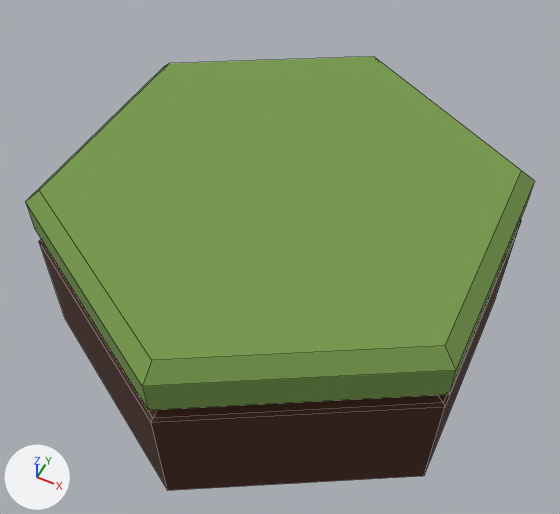
A saved change to the FBX model Assets/3D_assets/Tiles/Tile_buissons.fbx.
Camera for both pictures: a 50 mm lens placed at (8.78, -2.0, 2.44), pointed at (7.84, -0.12, 0.1). The lights are fixed; the arrows at lower left show +X, +Y and +Z. Mesh edges are drawn as thin lines. Where no turn or scale is listed for an object, it has been applied to the vertices.

Names of what the first picture shows: 'Buisson'.
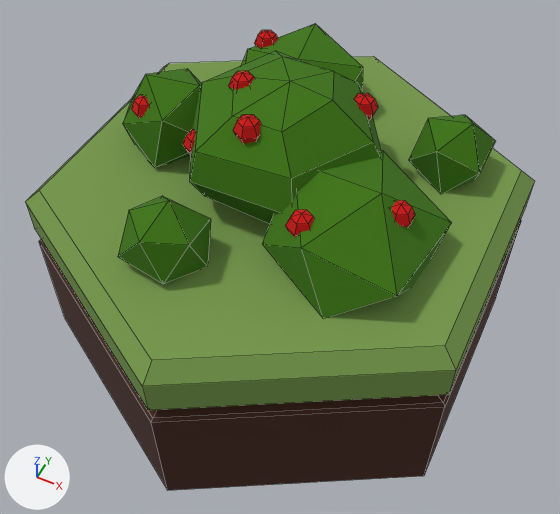
Commit message: Tiles V2

What differs and where, as boxes [x1, y1, x2, y2] in the pictures (560 x 514 px):
```json
{"object": "Icosphere.004", "change": "added", "after": [118, 24, 495, 318], "on screen": "green", "faces in mat_bush (dark green #3c7500)": [118, 24, 495, 318], "faces in mat_fruit (red #cd0800)": [131, 30, 415, 237]}
```

Edits to the scene script, one JSON object a line:
```json
{"op": "add", "block": "mat_bush", "code": ["mat_bush = principled_material('Bush')", "mat_bush.base_color = (0.0446, 0.177, 0.0)  # dark green #3c7500", "mat_bush.roughness = 1.0"]}
{"op": "add", "block": "mat_fruit", "code": ["mat_fruit = principled_material('Fruit')", "mat_fruit.base_color = (0.609, 0.0025, 0.0)  # red #cd0800", "mat_fruit.roughness = 1.0"]}
{"op": "add", "block": "me_icosphere_005", "code": ["me_icosphere_005 = bpy.data.meshes.new('Icosphere.005')", "me_icosphere_005.from_pydata(...)  # 252 vertices, 328 faces; spans x -0.714..0.685, y -0.673..0.727, z -0.028..0.518", "# faces by material slot: [136, 192]", "me_icosphere_005.materials.append(mat_bush)  # dark green #3c7500", "me_icosphere_005.materials.append(mat_fruit)  # red #cd0800"]}
{"op": "add", "block": "ob_icosphere_004", "code": ["ob_icosphere_004 = bpy.data.objects.new('Icosphere.004', me_icosphere_005)", "ob_icosphere_004.location = (7.794, 0.0, 0.316)"]}
```
